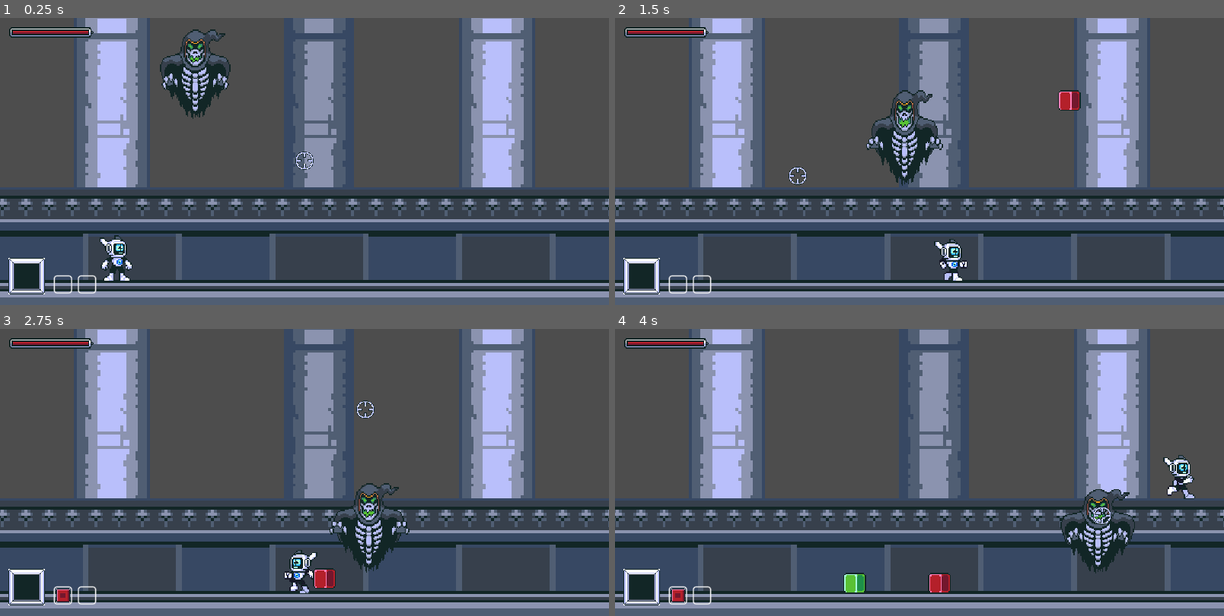
Above: before the commit, frames 1-4 (two rows, left to right).
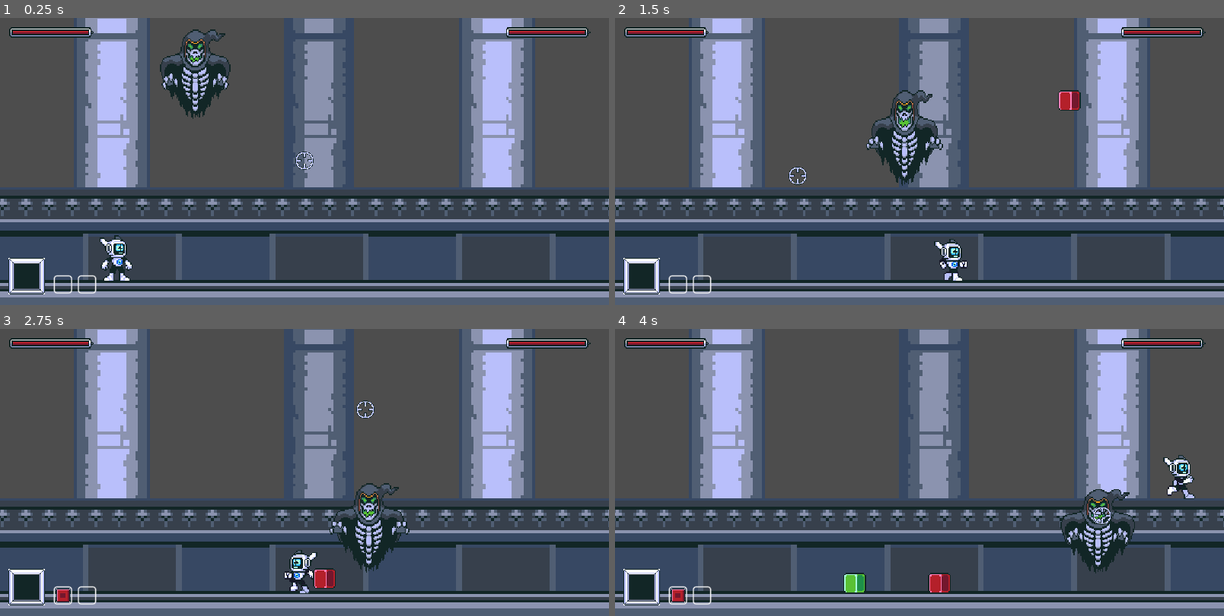
Above: after the commit, the same moments.

Repository: Boyquotes/Fodder-Platformer
Game: Godot game, scene res://scenes/World.tscn
Two runs of this game, one before a commit and one after it. Both use one fixed random seed, a clock stepped at 60 frames per second and the inputs below.
Inputs (mouse positions are in pixels of both pictures, inside the frame that each line leads up to):
- Up to frame 1 (0.25 s): no input
- Up to frame 2 (1.5 s): move the mouse to (1053, 147) at 0.52 s; hold Right (ui_right) from 0.53 s (still down); tap E (get) at 0.6 s; tap Up (ui_up) at 0.77 s; move the mouse to (797, 175) at 1.27 s; tap Space (craft) at 1.35 s
- Up to frame 3 (2.75 s): tap Up (ui_up) at 1.52 s; tap E (get) at 1.55, 2.1 s; move the mouse to (365, 409) at 2.02 s; release Right (ui_right) at 2.03 s; hold Left (ui_left) from 2.03 s (still down)
- Up to frame 4 (4 s): move the mouse to (889, 529) at 2.77 s; release Left (ui_left) at 2.78 s; hold Right (ui_right) from 2.78 s (still down); click (889, 529) at 2.85 s; tap Up (ui_up) at 3.02, 3.77 s; tap E (get) at 3.05, 3.6 s; move the mouse to (1102, 515) at 3.52 s

The runs differ from the first frame. In frame 1, 0.5% of the frame differs, in the area x 83-97%, y 3-7%; in frame 2, 0.5%; in frame 3, 0.5%; in frame 4, 0.5%.

Commit message:
boss hp bar connect

Diff:
--- a/actors/entities/Boss.gd
+++ b/actors/entities/Boss.gd
@@ -20,6 +20,8 @@
 
 func _ready():
 	ManagerGame.global_boss_ref = self
+
+	ManagerGame.global_ui_ref.set_boss_hp($Hurtbox.hp, $Hurtbox.hp)
 
 
 func _physics_process(delta):
@@ -52,3 +54,7 @@
 	var rand = randi() % STATE.keys().size()
 
 	state = STATE.values()[rand]
+
+
+func _on_hurtbox_area_entered(area):
+	ManagerGame.boss_hit.emit()
--- a/actors/entities/Boss.tscn
+++ b/actors/entities/Boss.tscn
@@ -194,4 +194,5 @@
 wait_time = 3.0
 autostart = true
 
+[connection signal="area_entered" from="Hurtbox" to="." method="_on_hurtbox_area_entered"]
 [connection signal="timeout" from="StateTimer" to="." method="_on_state_timer_timeout"]
--- a/scenes/UI.gd
+++ b/scenes/UI.gd
@@ -1,12 +1,14 @@
 extends Control
 
 @onready var hp_bar = $HPBar
+@onready var boss_hp_bar = $BossHPBar
 
 
 func _ready():
 	ManagerGame.global_ui_ref = self
 
 	ManagerGame.player_hit.connect(on_player_hit)
+	ManagerGame.boss_hit.connect(on_boss_hit)
 
 	ManagerGame.global_mat_slots.append($MaterialSlot)
 	ManagerGame.global_mat_slots.append($MaterialSlot2)
@@ -24,5 +26,14 @@
 	hp_bar.value = min
 
 
+func set_boss_hp(min, max):
+	boss_hp_bar.max_value = max
+	boss_hp_bar.value = min
+
+
 func on_player_hit():
 	hp_bar.value = ManagerGame.global_player_ref.get_node('Hurtbox').hp
+
+
+func on_boss_hit():
+	boss_hp_bar.value = ManagerGame.global_boss_ref.get_node('Hurtbox').hp
--- a/scenes/UI.tscn
+++ b/scenes/UI.tscn
@@ -77,3 +77,21 @@
 stretch_margin_bottom = 4
 texture_under = ExtResource("4_iv4kd")
 texture_progress = ExtResource("4_jnhhf")
+
+[node name="BossHPBar" type="TextureProgressBar" parent="."]
+layout_mode = 1
+anchors_preset = 1
+anchor_left = 1.0
+anchor_right = 1.0
+offset_left = -90.0
+offset_top = 7.0
+offset_right = -16.0
+offset_bottom = 18.0
+value = 30.0
+nine_patch_stretch = true
+stretch_margin_left = 6
+stretch_margin_top = 4
+stretch_margin_right = 6
+stretch_margin_bottom = 4
+texture_under = ExtResource("4_iv4kd")
+texture_progress = ExtResource("4_jnhhf")
--- a/scripts/globals/ManagerGame.gd
+++ b/scripts/globals/ManagerGame.gd
@@ -16,6 +16,7 @@
 signal weapon_expired()
 
 signal player_hit
+signal boss_hit
 
 var material_on_hand = ['', '']
 
